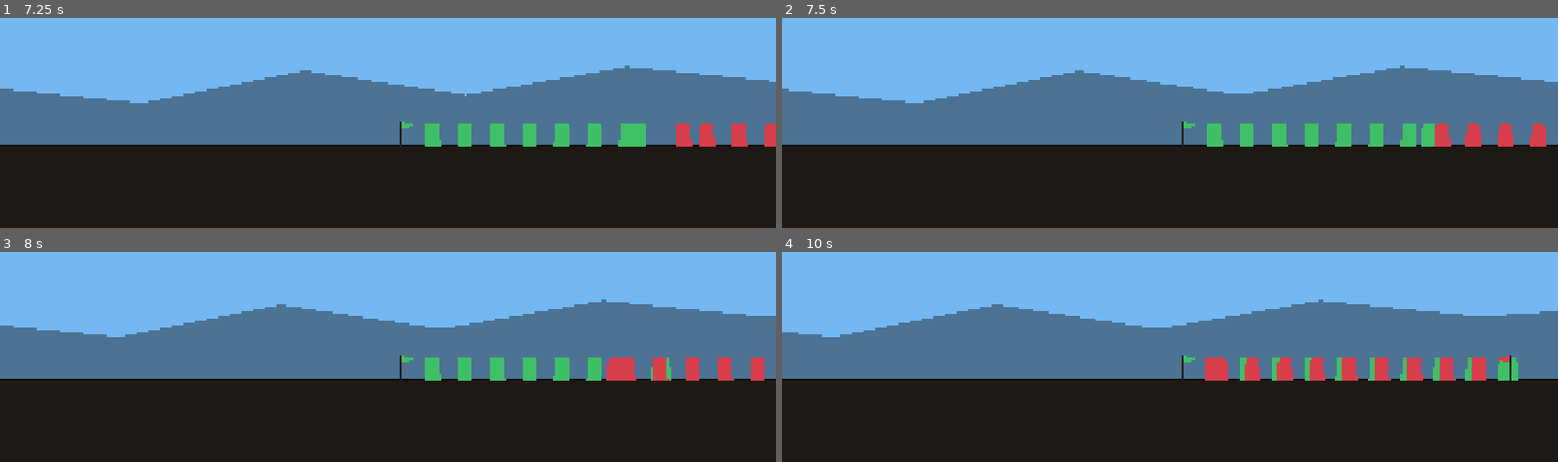
Above: before the commit, frames 1-4 (two rows, left to right).
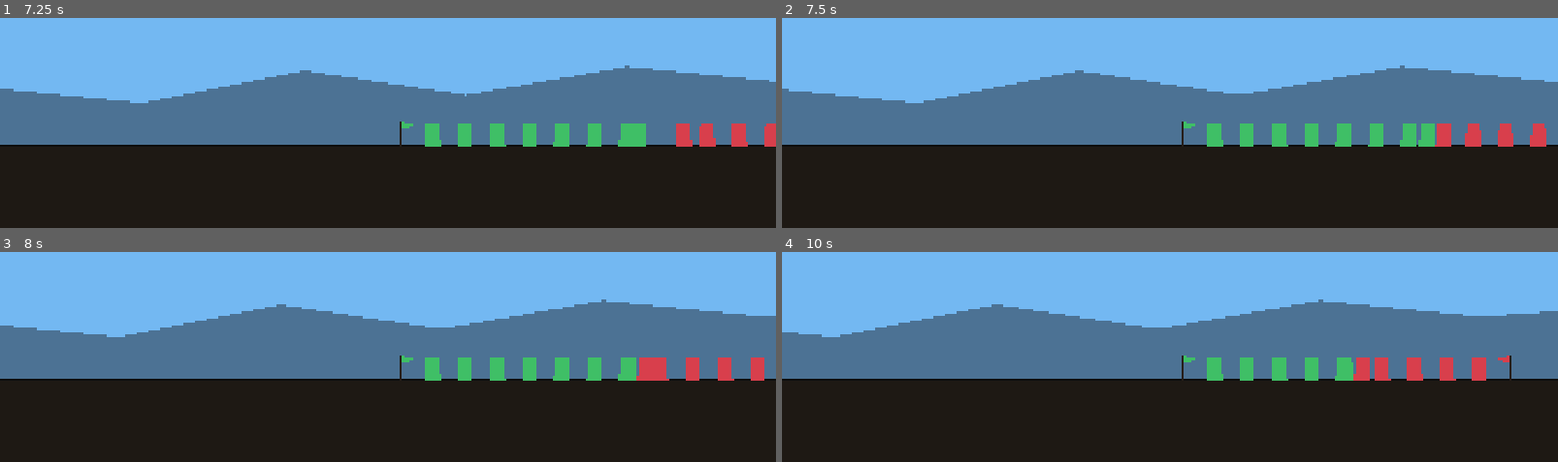
Above: after the commit, the same moments.

Repository: stonecauldron/mycelium-prototype
Game: Godot game, scene res://scenes/CombatStage.tscn
Two runs of this game, one before a commit and one after it. Both use one fixed random seed, a clock stepped at 60 frames per second and the inputs below.
Inputs:
- Up to frame 1 (7.25 s): no input
- Up to frame 2 (7.5 s): no input
- Up to frame 3 (8 s): no input
- Up to frame 4 (10 s): no input

Frame 1 is identical in both runs. In frame 2, less than 0.1% of the frame differs, in the area x 82-87%, y 50-62%; in frame 3, 0.7%; in frame 4, 1.8%, in the area x 54-95%, y 50-62%.

Commit message:
Make opposing armies collide via team physics layers.
Split units into player/enemy layers so same-side bodies pass through while enemies and flag bearers block each other.

Co-authored-by: Cursor <cursoragent@cursor.com>

Diff:
--- a/project.godot
+++ b/project.godot
@@ -24,9 +24,10 @@
 [layer_names]
 
 2d_physics/layer_1="world"
-2d_physics/layer_2="units"
+2d_physics/layer_2="player_units"
 2d_physics/layer_3="hurtbox"
 2d_physics/layer_4="hitbox"
+2d_physics/layer_5="enemy_units"
 
 [physics]
 
--- a/scripts/combat/FlagBearer.gd
+++ b/scripts/combat/FlagBearer.gd
@@ -8,9 +8,14 @@
 
 var _march_speed_x: float = 0.0
 
+const COLLISION_WORLD := 1
+const COLLISION_PLAYER_UNITS := 2
+const COLLISION_ENEMY_UNITS := 16
+
 
 func _ready() -> void:
 	_apply_flag_appearance()
+	_setup_collision()
 
 
 func _physics_process(delta: float) -> void:
@@ -26,6 +31,18 @@
 	_flag_banner.scale.x = -1.0 if flag_faces_left else 1.0
 
 
+func _setup_collision() -> void:
+	var army := get_parent() as Army
+	if army == null:
+		return
+	if army.is_enemy:
+		collision_layer = COLLISION_ENEMY_UNITS
+		collision_mask = COLLISION_WORLD | COLLISION_PLAYER_UNITS
+	else:
+		collision_layer = COLLISION_PLAYER_UNITS
+		collision_mask = COLLISION_WORLD | COLLISION_ENEMY_UNITS
+
+
 func set_march_velocity(speed: float) -> void:
 	_march_speed_x = speed
 
--- a/scripts/units/Unit.gd
+++ b/scripts/units/Unit.gd
@@ -19,6 +19,10 @@
 
 const _DAMAGE_NUMBER_SCENE := preload("res://scenes/vfx/DamageNumber.tscn")
 
+const COLLISION_WORLD := 1
+const COLLISION_PLAYER_UNITS := 2
+const COLLISION_ENEMY_UNITS := 16
+
 @export var stats: UnitStats
 @export var weapon: WeaponData
 @export var roll_random_stats: bool = true
@@ -59,6 +63,7 @@
 		return
 
 	_hitbox.owner_unit = self
+	_setup_collision()
 	_army.state_changed.connect(_on_army_state_changed)
 	_apply_body_color()
 	call_deferred("_sync_squad_index")
@@ -77,6 +82,15 @@
 func _apply_body_color() -> void:
 	if _body:
 		_body.color = body_color
+
+
+func _setup_collision() -> void:
+	if _army.is_enemy:
+		collision_layer = COLLISION_ENEMY_UNITS
+		collision_mask = COLLISION_WORLD | COLLISION_PLAYER_UNITS
+	else:
+		collision_layer = COLLISION_PLAYER_UNITS
+		collision_mask = COLLISION_WORLD | COLLISION_ENEMY_UNITS
 
 
 func _on_army_state_changed(_new_state: Army.State) -> void:
